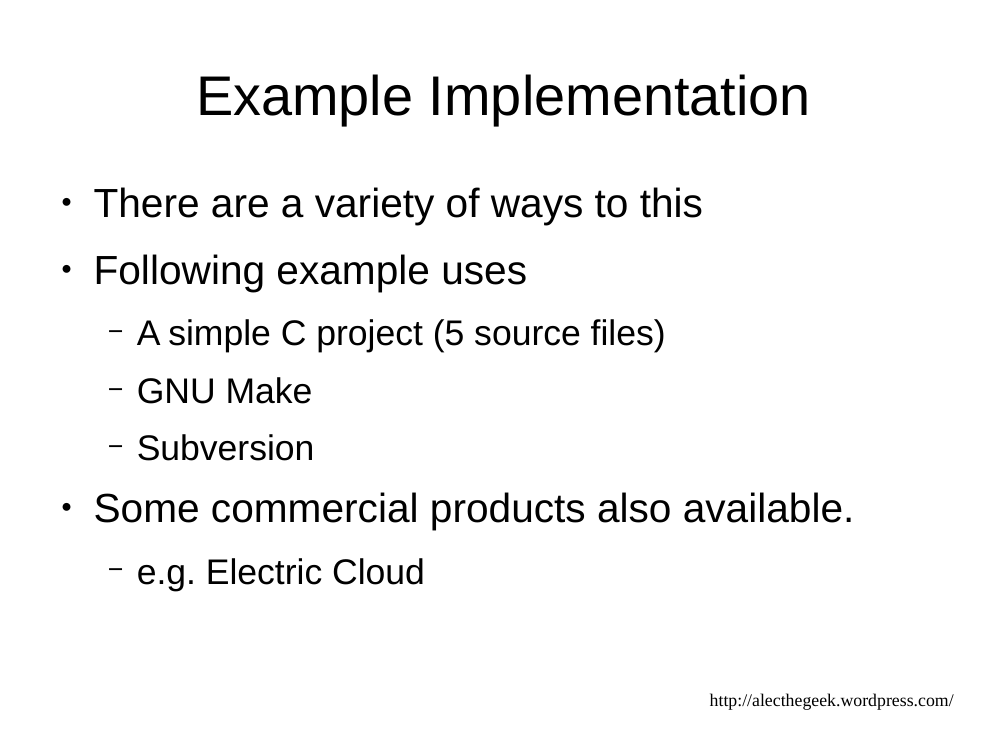
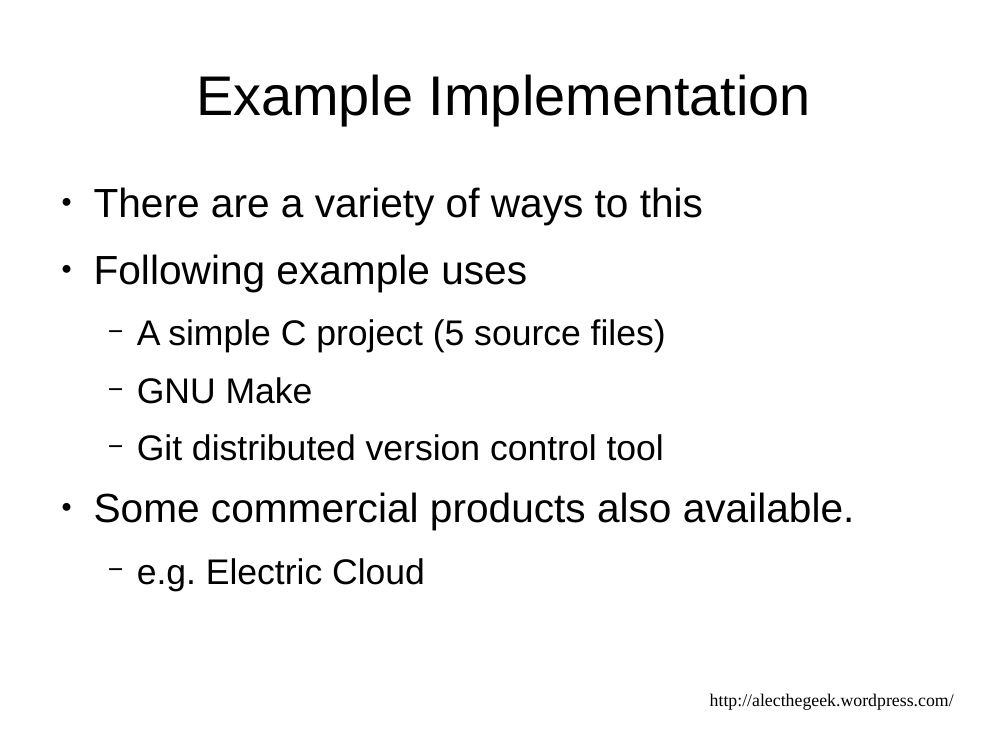
Before and after one commit to alecthegeek/gitbuilding, a slide deck: slide 19 of DevOpsDownUnderPresentation.odp (slide 15 before the commit). Drawn at 1008x756 pixels with LibreOffice and Linux fonts; fonts in the diff are those of the drawing. Boxes give left, top, right and bottom in pixels: in the first picture for what was removed or moved away, otherwise in the second. Text is boxed around its words. In the diff, an @@ line names an element or a change of style, - is before the commit and + after.

```diff
--- a/DevOpsDownUnderPresentation.odp
+++ b/DevOpsDownUnderPresentation.odp
@@ text at [137, 434, 664, 461]: text changed @@
-  − Subversion
+  − Git distributed version control tool
```
Also in this commit, not shown: 16 other slides changed, 4 slides added.
